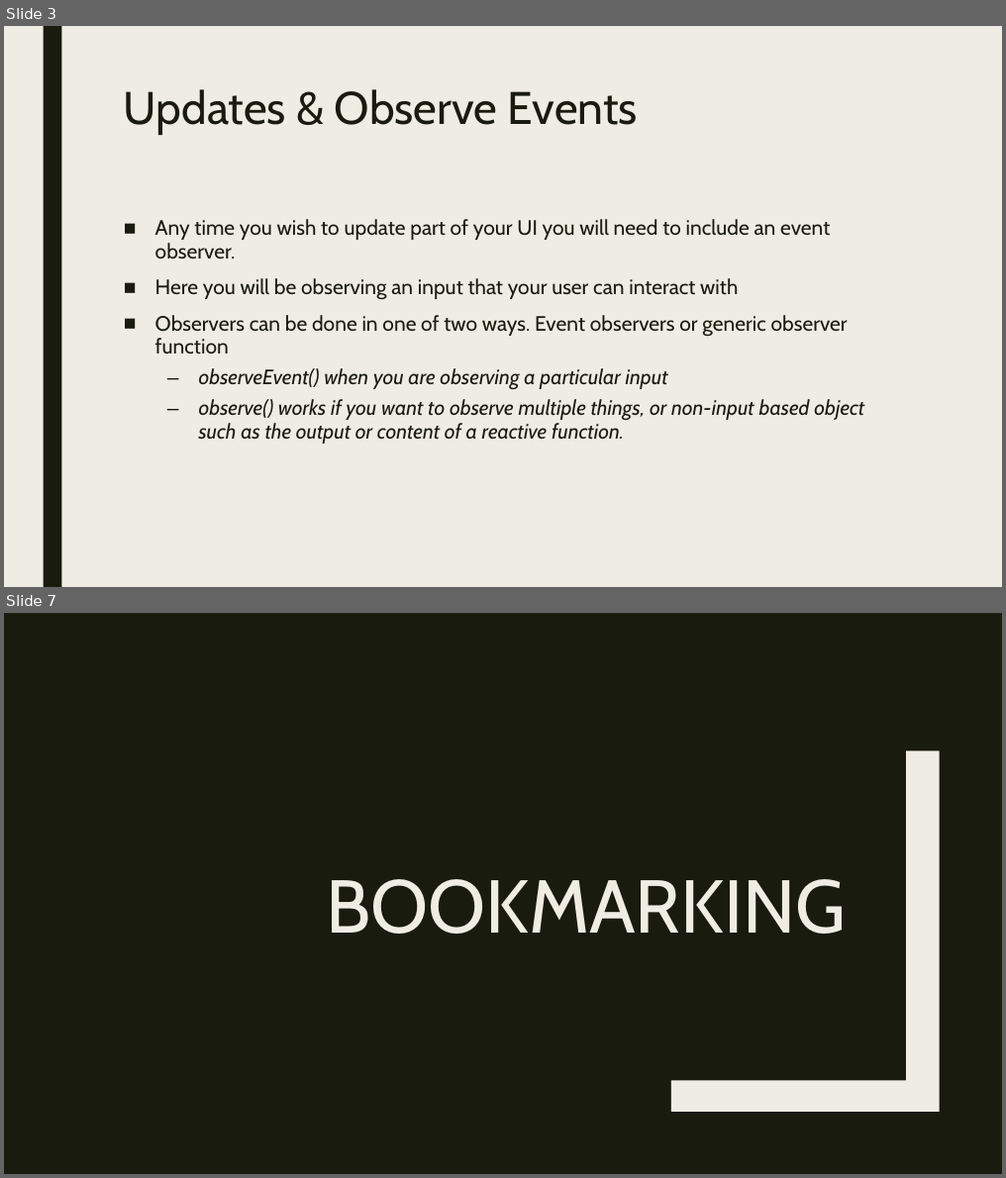
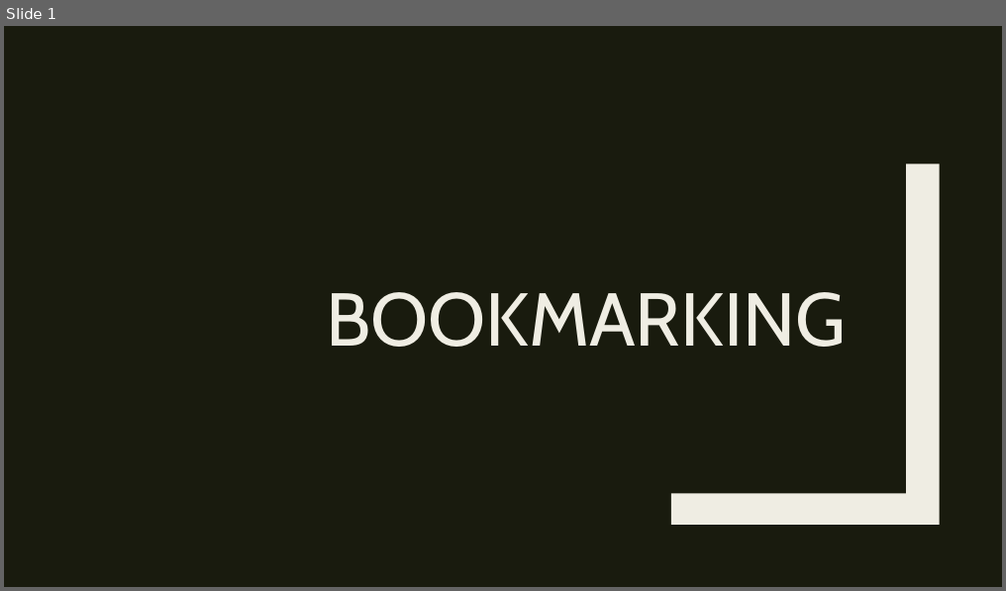
Before and after one commit to RforOperations2018/Class_4, a slide deck: Class_4.pptx. Shown one above the other, each under a label of ours: slides 3 and 7 before the commit, slide 1 after it; the slides between them are not shown. The pictures are 1006x1178 and 1006x591 pixels, drawn with LibreOffice and Linux fonts; fonts in the diff are those of the drawing. Boxes give left, top, right and bottom in pixels: in the first picture for what was removed or moved away, otherwise in the second. Text is boxed around its words. In the diff, an @@ line names an element or a change of style, - is before the commit and + after.

```diff
--- a/Class_4.pptx
+++ b/Class_4.pptx
@@ slide 3 removed at (4,26,1002,587), background #EFEDE3 @@
@@ rectangle removed at (43,26,61,587) @@
@@ title removed at (124,89,638,135) @@
-Updates & Observe Events
@@ text removed at (155,219,864,444) @@
-■ Any time you wish to update part of your UI you will need to include an event observer.
-■ Here you will be observing an input that your user can interact with
-■ Observers can be done in one of two ways. Event observers or generic observer function
-  – observeEvent() when you are observing a particular input
-  – observe() works if you want to observe multiple things, or non-input based object such as the output or content of a reactive function.
@@ what was slide 7 is now slide 1 @@
```
Also in this commit, not shown: 17 slides added, 5 other slides removed, 1 other file.
